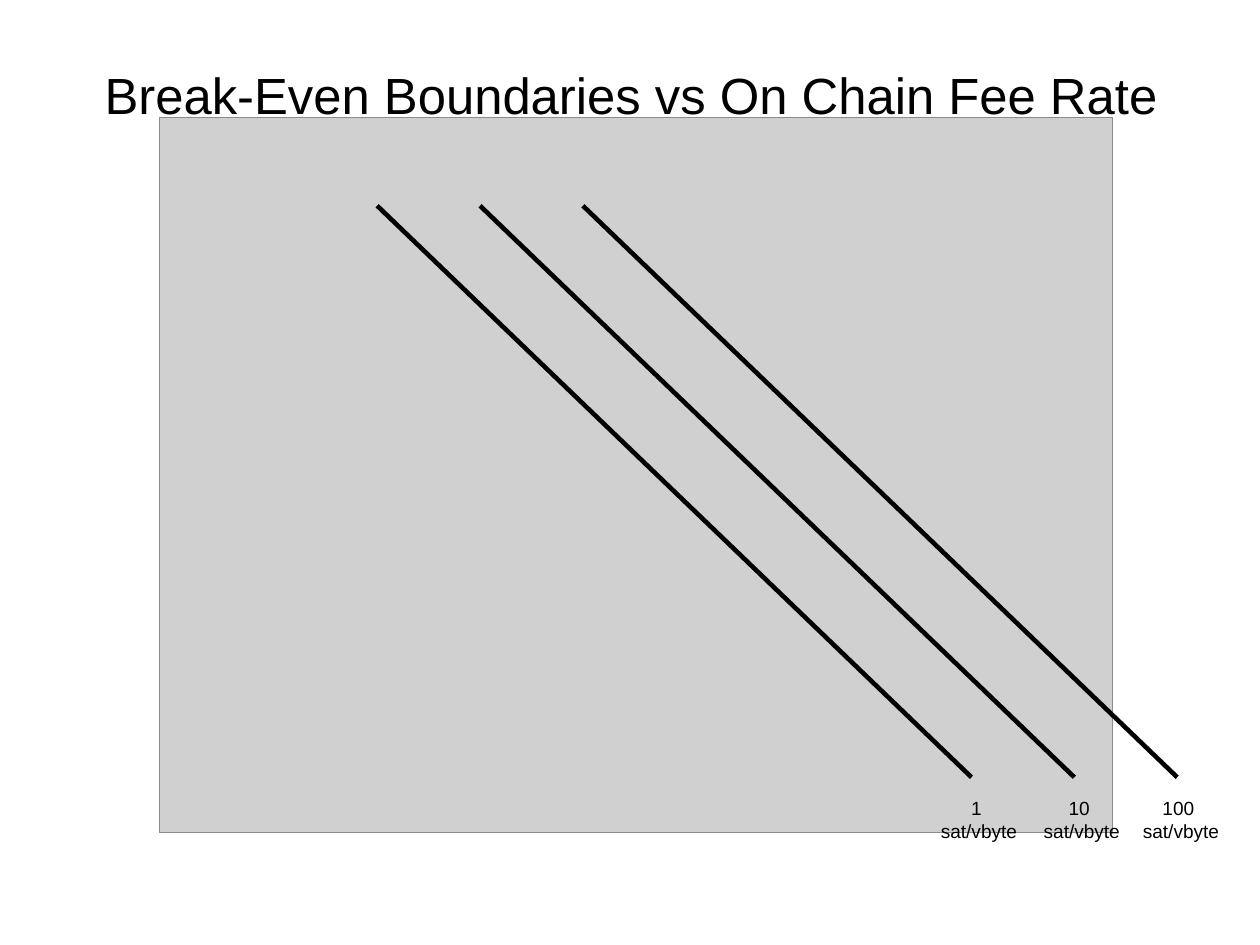
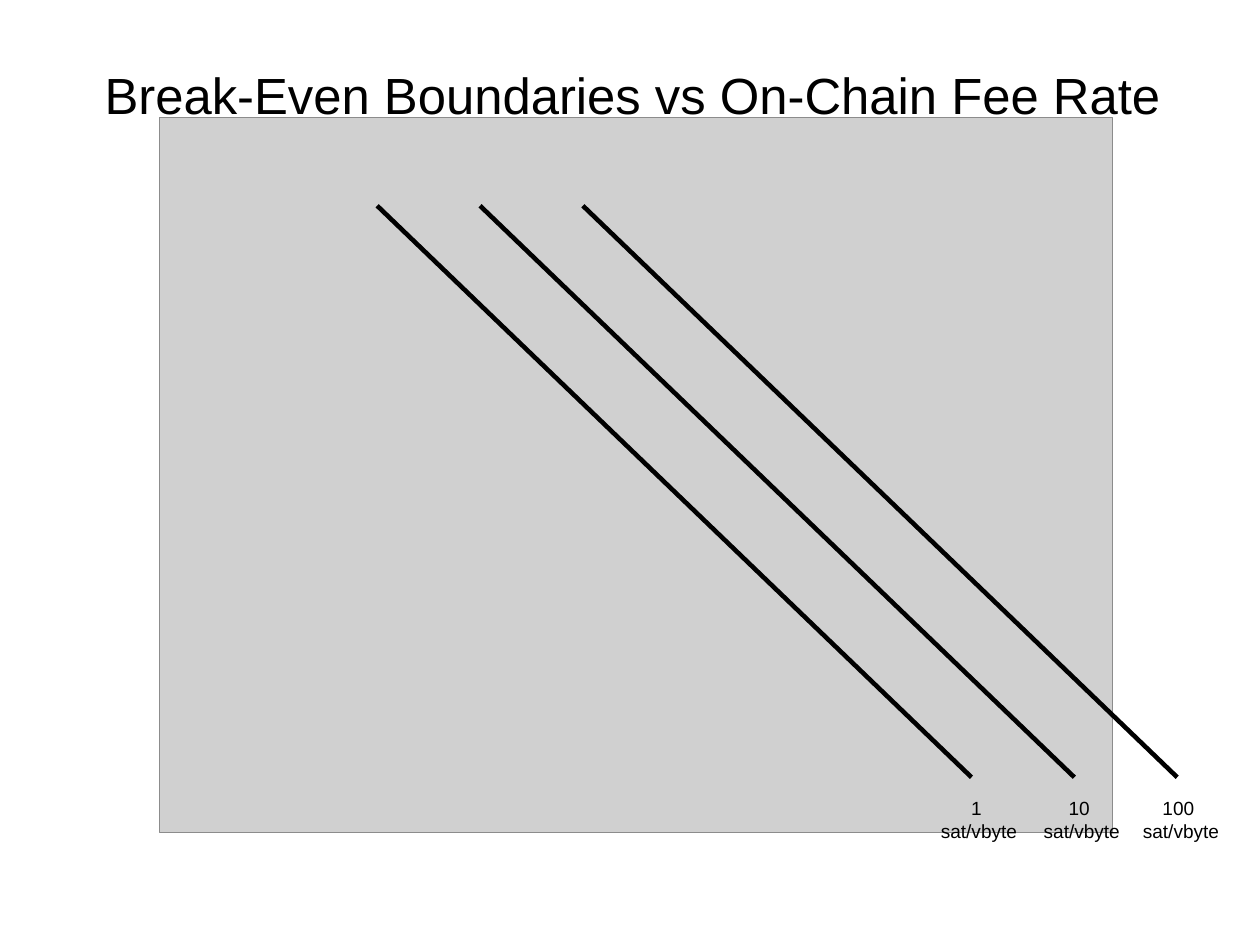
Before and after one commit to ksedgwic/lndtool, a slide deck: slide 16 of lightning-fee-market.odp. Drawn at 1260x945 pixels with LibreOffice and Linux fonts; fonts in the diff are those of the drawing; grey boxes stand for pictures. Boxes give left, top, right and bottom in pixels: in the first picture for what was removed or moved away, otherwise in the second. Text is boxed around its words. In the diff, an @@ line names an element or a change of style, - is before the commit and + after.

```diff
--- a/lightning-fee-market.odp
+++ b/lightning-fee-market.odp
@@ text at (x1=105, y1=77, x2=1160, y2=124): text changed @@
-Break-Even Boundaries vs On Chain Fee Rate
+Break-Even Boundaries vs On-Chain Fee Rate
```
Also in this commit, not shown: 1 slide added, 1 slide removed, 1 other file.
